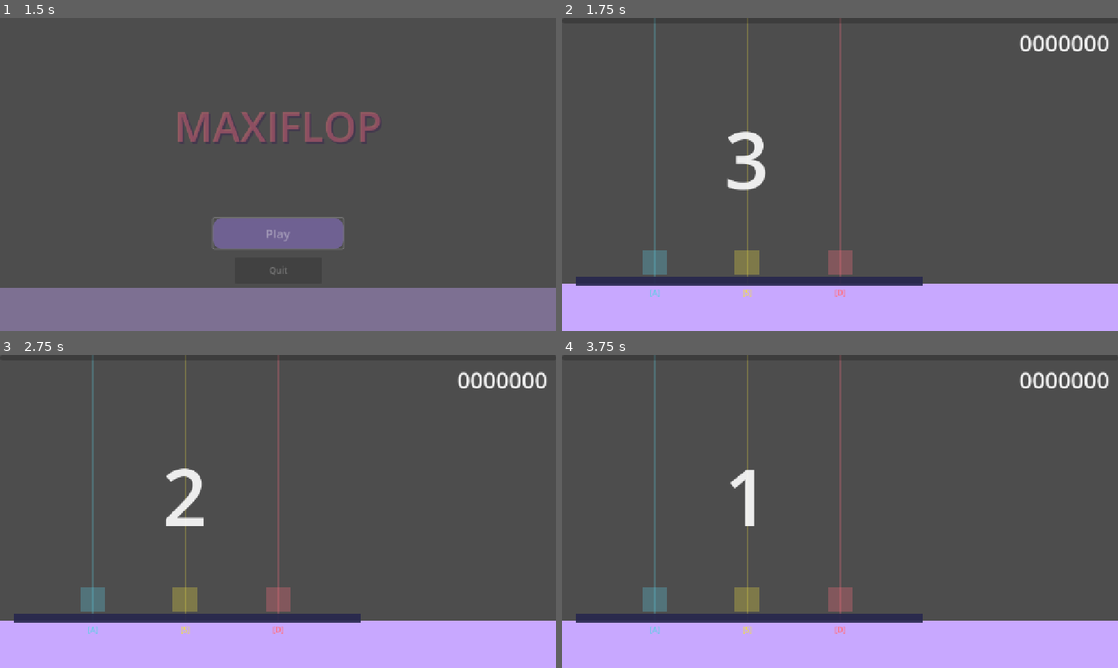
Above: before the commit, frames 1-4 (two rows, left to right).
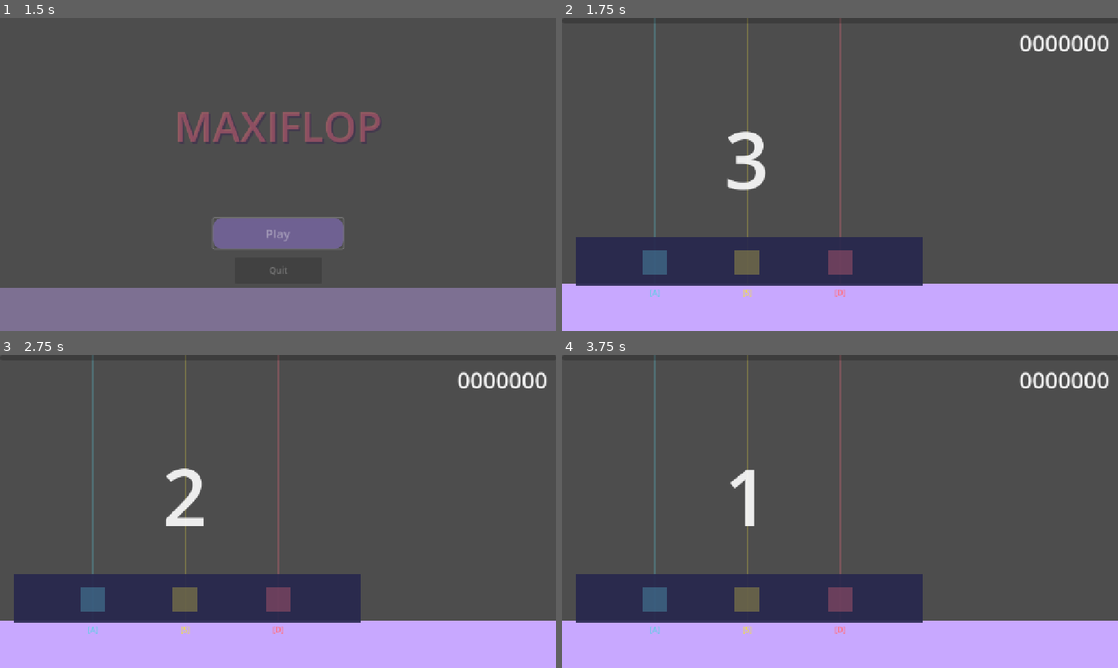
Above: after the commit, the same moments.

Repository: Maxx-bl/maxiflop
Game: Godot game, scene res://scenes/MainMenu.tscn
Two runs of this game, one before a commit and one after it. Both use one fixed random seed, a clock stepped at 60 frames per second and the inputs below.
Inputs:
- Up to frame 1 (1.5 s): tap Enter at 0.5 s; hold D 0.53-1.25 s; click "Play" at 1.25 s
- Up to frame 2 (1.75 s): no input
- Up to frame 3 (2.75 s): tap Space at 2 s; hold S from 2.03 s (still down)
- Up to frame 4 (3.75 s): release S at 2.78 s; hold D from 2.78 s (still down); tap Enter at 3.5 s

Frame 1 is identical in both runs. In frame 2, 7.3% of the frame differs, in the area x 2-65%, y 70-83%; in frame 3, 7.3%; in frame 4, 7.3%.

Commit message:
update game screen scene

Diff:
--- a/maxiflop-src/scenes/GameScreen.tscn
+++ b/maxiflop-src/scenes/GameScreen.tscn
@@ -53,7 +53,7 @@
 
 [node name="HitPlatform" type="ColorRect" parent="PlayField"]
 offset_left = 30.0
-offset_top = 595.0
+offset_top = 503.0
 offset_right = 830.0
 offset_bottom = 615.0
 color = Color(0.15, 0.15, 0.3, 0.9)
